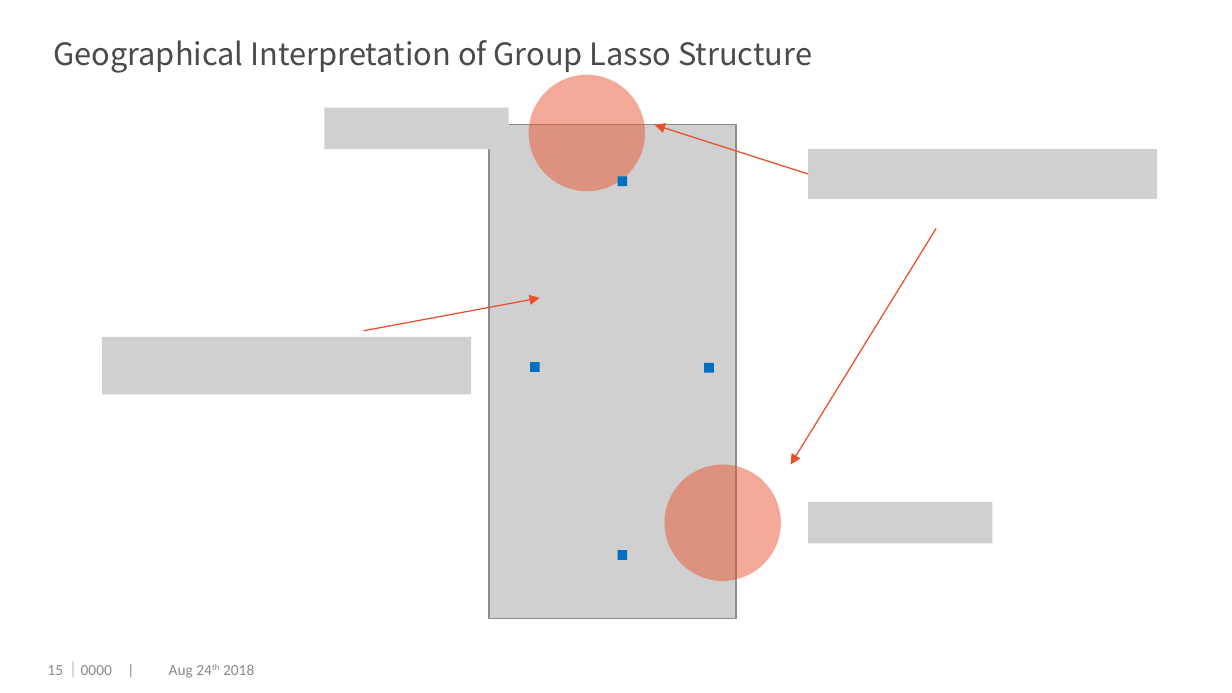
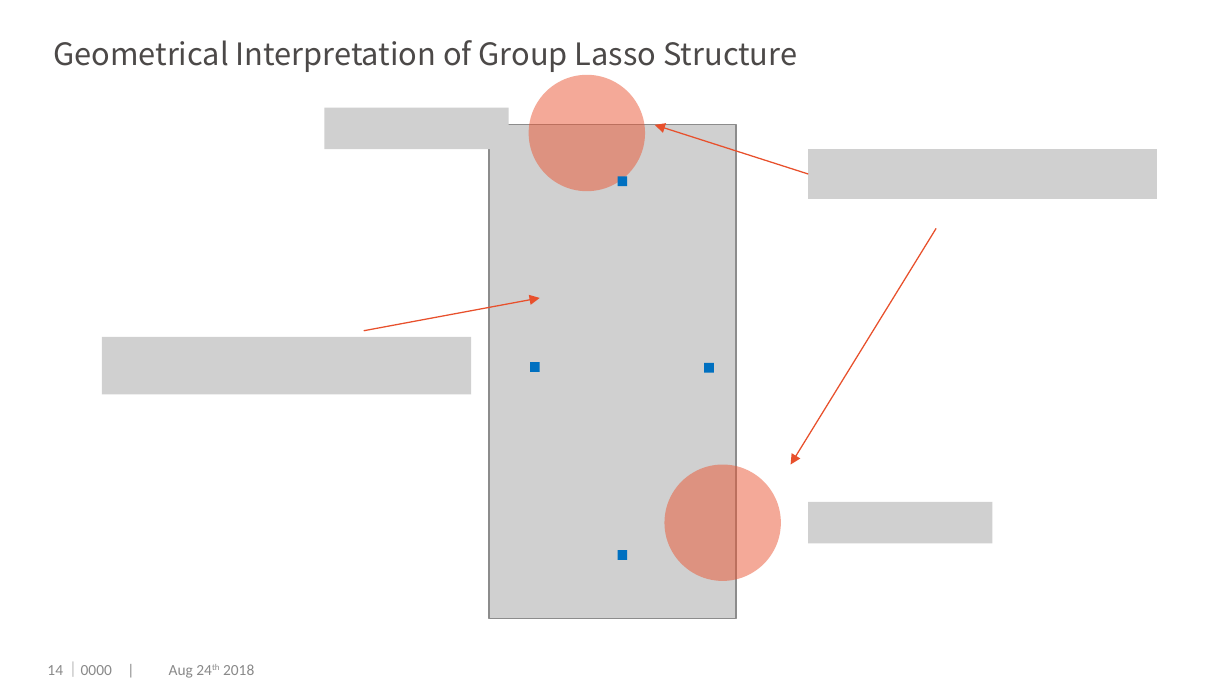
Before and after one commit to dengwx11/GroupLasso, a slide deck: slide 15 of manu & slides/Final.pptx (slide 16 before the commit). Drawn at 1232x693 pixels with LibreOffice and Linux fonts; fonts in the diff are those of the drawing; grey boxes stand for pictures; background and template pictures are left out. Boxes give left, top, right and bottom in pixels: in the first picture for what was removed or moved away, otherwise in the second. Text is boxed around its words. In the diff, an @@ line names an element or a change of style, - is before the commit and + after.

```diff
--- a/manu & slides/Final.pptx
+++ b/manu & slides/Final.pptx
@@ title at box(53, 40, 797, 72): text changed @@
-Geographical Interpretation of Group Lasso Structure
+Geometrical Interpretation of Group Lasso Structure
@@ page number at box(47, 665, 63, 675): text changed @@
-15
+14
```
Also in this commit, not shown: 3 other slides changed, 1 slide removed, 28 other files.
